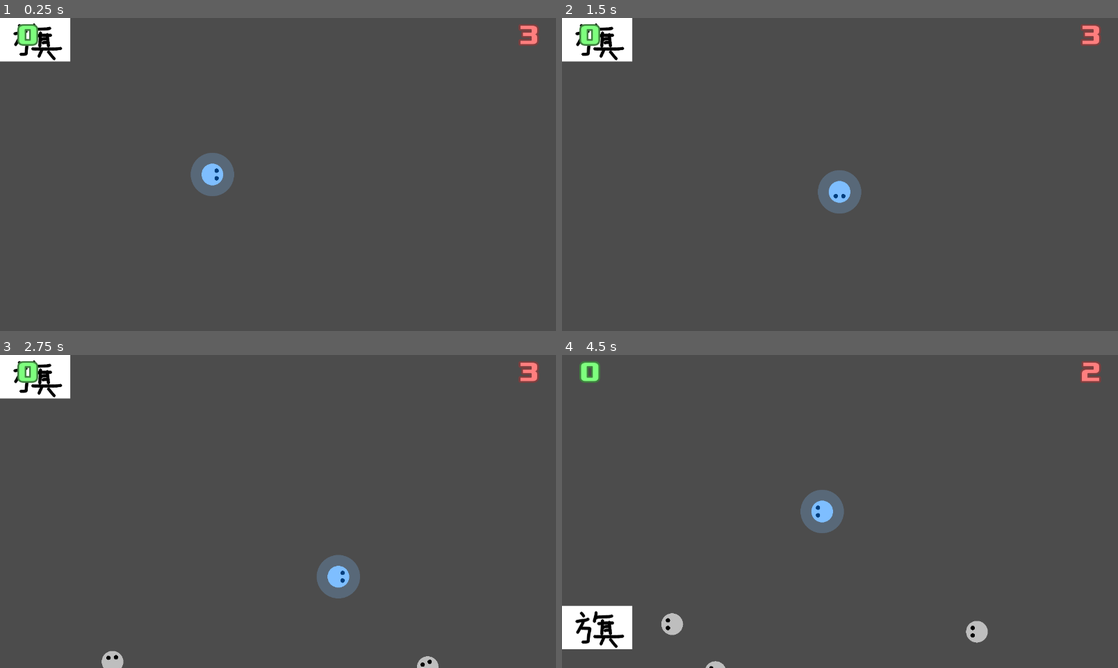
Above: before the commit, frames 1-4 (two rows, left to right).
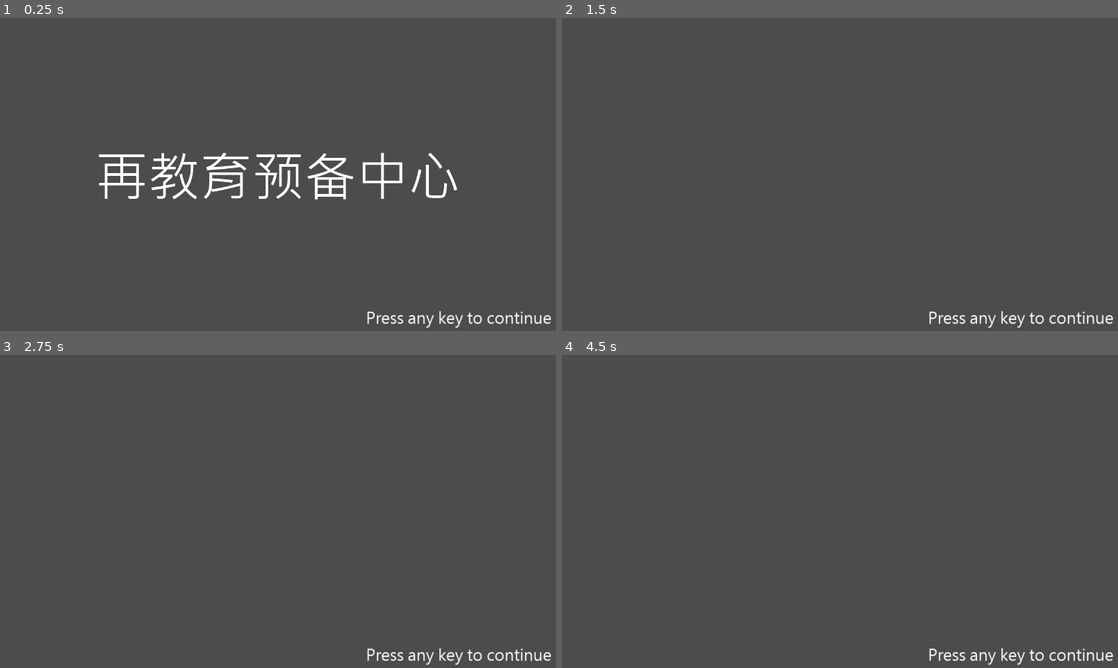
Above: after the commit, the same moments.

Repository: saimukzi/NfaoPoSim
Game: Godot game, scene res://MainScene/MainScene.tscn
Two runs of this game, one before a commit and one after it. Both use one fixed random seed, a clock stepped at 60 frames per second and the inputs below. Before the commit the project starts from res://DemoStage/DemoStage.tscn. Sound files missing from this copy of the repository are replaced by a short silence.
Inputs (mouse positions are in pixels of both pictures, inside the frame that each line leads up to):
- Up to frame 1 (0.25 s): no input
- Up to frame 2 (1.5 s): tap Enter at 0.5 s; move the mouse to (962, 158) at 0.52 s; hold Right (game_right) 0.53-1.28 s; hold Z (game_eat) 0.53-1.28 s; click (962, 158) at 0.67 s; move the mouse to (728, 190) at 1.27 s; hold Down (game_down) from 1.28 s (still down); tap Z (game_eat) at 1.35 s
- Up to frame 3 (2.75 s): move the mouse to (333, 442) at 2.02 s; release Down (game_down) at 2.03 s; hold Right (game_right) from 2.03 s (still down); hold Z (game_eat) from 2.03 s (still down)
- Up to frame 4 (4.5 s): move the mouse to (812, 574) at 2.77 s; release Right (game_right) at 2.78 s; release Z (game_eat) at 2.78 s; hold Up (game_up) 2.78-3.53 s; tap Z (game_eat) at 2.85, 4.35 s; click (812, 574) at 2.92 s; move the mouse to (1006, 558) at 3.52 s; hold Z (game_eat) 3.53-4.28 s; hold Left (game_left) from 3.53 s (still down); move the mouse to (673, 464) at 4.27 s

The runs differ from the first frame. In frame 1, 5.7% of the frame differs, in the area x 0-100%, y 0-100%; in frame 2, 3.3%; in frame 3, 3.6%; in frame 4, 4.0%.

Commit message:
default scene to MainScene

Diff:
--- a/project.godot
+++ b/project.godot
@@ -33,7 +33,7 @@
 [application]
 
 config/name="NfaoPoSim"
-run/main_scene="res://DemoStage/DemoStage.tscn"
+run/main_scene="res://MainScene/MainScene.tscn"
 config/icon="res://icon.png"
 
 [autoload]
